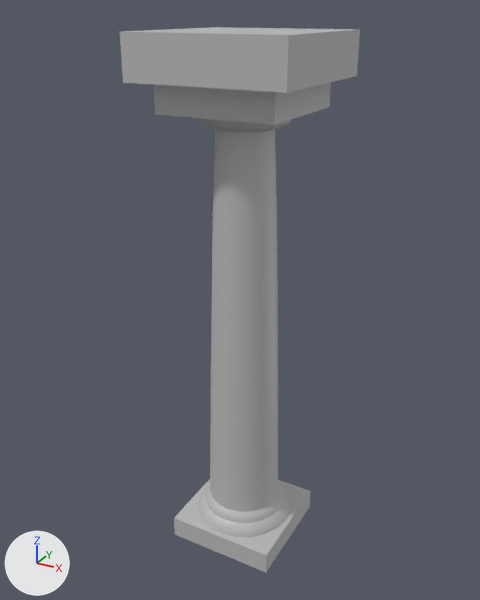
The FBX model ConstellationsGame/Assets/Models/SM_pillar.fbx: old version first, new version second.
Rendered twice from a 50 mm lens placed at (6.25, -11.57, 11.81), pointed at (-0.15, 0.06, 6.0). Lighting does not change. The marker at lower left points along +X, +Y and +Z. Where no turn or scale is listed for an object, it has been applied to the vertices.

Objects in the first picture: 'SM_pillar'.
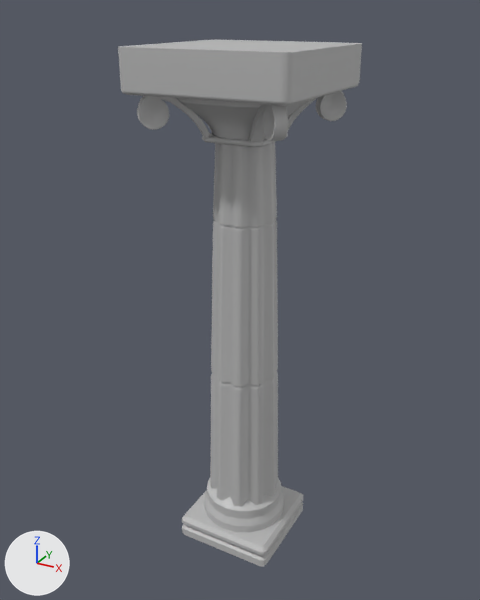
Location of each change, (x1, y1, x2, y2) in pixels of the pictures (480 x 600 px):
'SM_pillar', reshaped
    before: (120, 27, 360, 572)
    after: (118, 40, 362, 567)
part 1 of me_mesh, rebuilt
    before: (198, 118, 292, 132)
    after: (176, 98, 311, 140)
part 2 of me_mesh, rebuilt (34% taller)
    before: (205, 483, 283, 523)
    after: (204, 478, 284, 532)
part 3 of me_mesh, rebuilt
    before: (198, 483, 290, 537)
    after: (182, 486, 303, 567)
part 4 of me_mesh, rebuilt
    before: (210, 130, 278, 512)
    after: (210, 142, 278, 507)
part 5 of me_mesh, rebuilt
    before: (120, 27, 360, 93)
    after: (118, 40, 362, 106)
part 6 of me_mesh, added
    after: (137, 96, 210, 139)
part 7 of me_mesh, added
    after: (249, 104, 288, 143)
part 8 of me_mesh, added
    after: (288, 91, 347, 130)
part 9 of me_mesh, added
    after: (202, 133, 288, 147)
part 10 of me_mesh, deleted
    before: (174, 479, 310, 572)
part 11 of me_mesh, deleted
    before: (154, 82, 331, 125)

The change in detail:
me_mesh is used by ob_sm_pillar; location (0.0, 0.0, 0.0).
me_mesh had 1306 vertices, 2596 faces and spanned x -1.62..1.62, y -1.62..1.62, z 0.0..11.44.
me_mesh now has 1738 vertices, 3338 faces and spans x -1.7..1.7, y -1.7..1.7, z 0.0..11.19.
me_mesh part 1: the loose piece of 400 vertices spanning x -0.94..0.94, y -0.94..0.94, z 9.71..10.34 is rebuilt with 400 vertices and now spans x -1.11..1.11, y -1.11..1.11, z 9.5..10.78.
me_mesh part 2: the loose piece of 400 vertices spanning x -0.97..0.97, y -0.97..0.97, z 0.42..1.07 is rebuilt with 100 vertices and now spans x -0.99..0.99, y -0.99..0.99, z 0.18..1.25.
me_mesh part 3: the loose piece of 400 vertices spanning x -1.15..1.15, y -1.15..1.15, z 0.08..0.85 is rebuilt with 88 vertices and now spans x -1.15..1.15, y -1.15..1.15, z 0.0..0.52.
me_mesh part 4: the loose piece of 82 vertices spanning x -0.86..0.86, y -0.86..0.86, z 0.0..10.3 is rebuilt with 300 vertices and now spans x -0.85..0.85, y -0.83..0.83, z 0.0..10.3.
me_mesh part 5: the loose piece of 8 vertices spanning x -1.62..1.62, y -1.62..1.62, z 10.59..11.44 is rebuilt with 72 vertices and now spans x -1.7..1.7, y -1.7..1.7, z 10.39..11.19.
me_mesh part 6: a new loose piece of 186 vertices spanning x -1.53..-0.42, y -1.53..-0.44, z 9.54..10.42, in mat_lambert1 (grey #bcbcbc).
me_mesh part 7: a new loose piece of 186 vertices spanning x 0.42..1.53, y -1.53..-0.44, z 9.54..10.42, in mat_lambert1 (grey #bcbcbc).
me_mesh part 8: a new loose piece of 186 vertices spanning x 0.42..1.53, y 0.44..1.53, z 9.54..10.42, in mat_lambert1 (grey #bcbcbc).
me_mesh part 9: a new loose piece of 34 vertices spanning x -0.66..0.66, y -0.66..0.66, z 9.47..9.58, in mat_lambert1 (grey #bcbcbc).
me_mesh part 10: the loose piece of 8 vertices spanning x -1.25..1.25, y -1.25..1.25, z 0.0..0.52 is deleted.
Part 11, on me_mesh:
8 vertices are removed from x -1.23..1.23, y -1.23..1.23, z 10.01..10.66.
12 faces are deleted.
